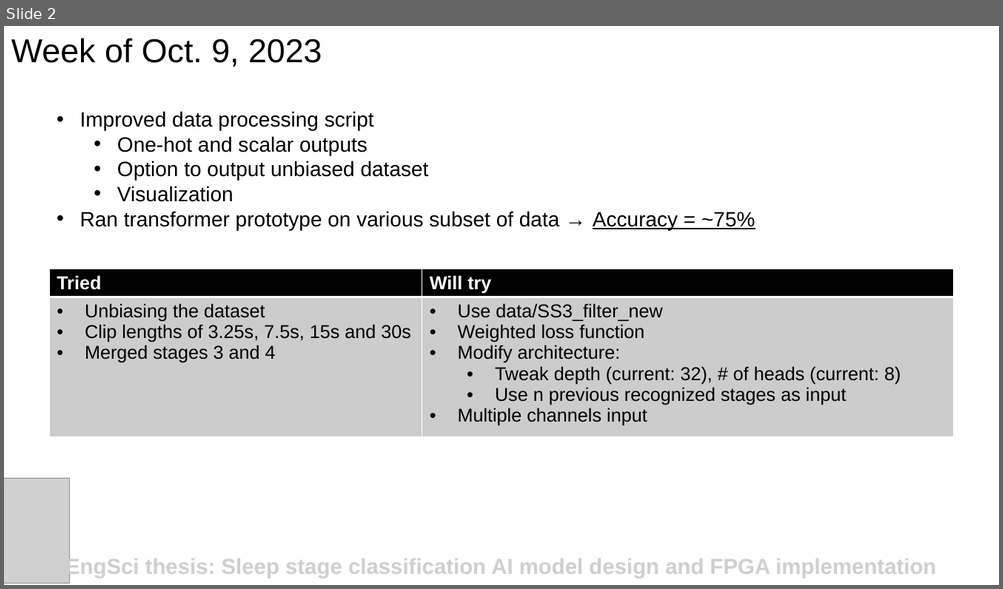
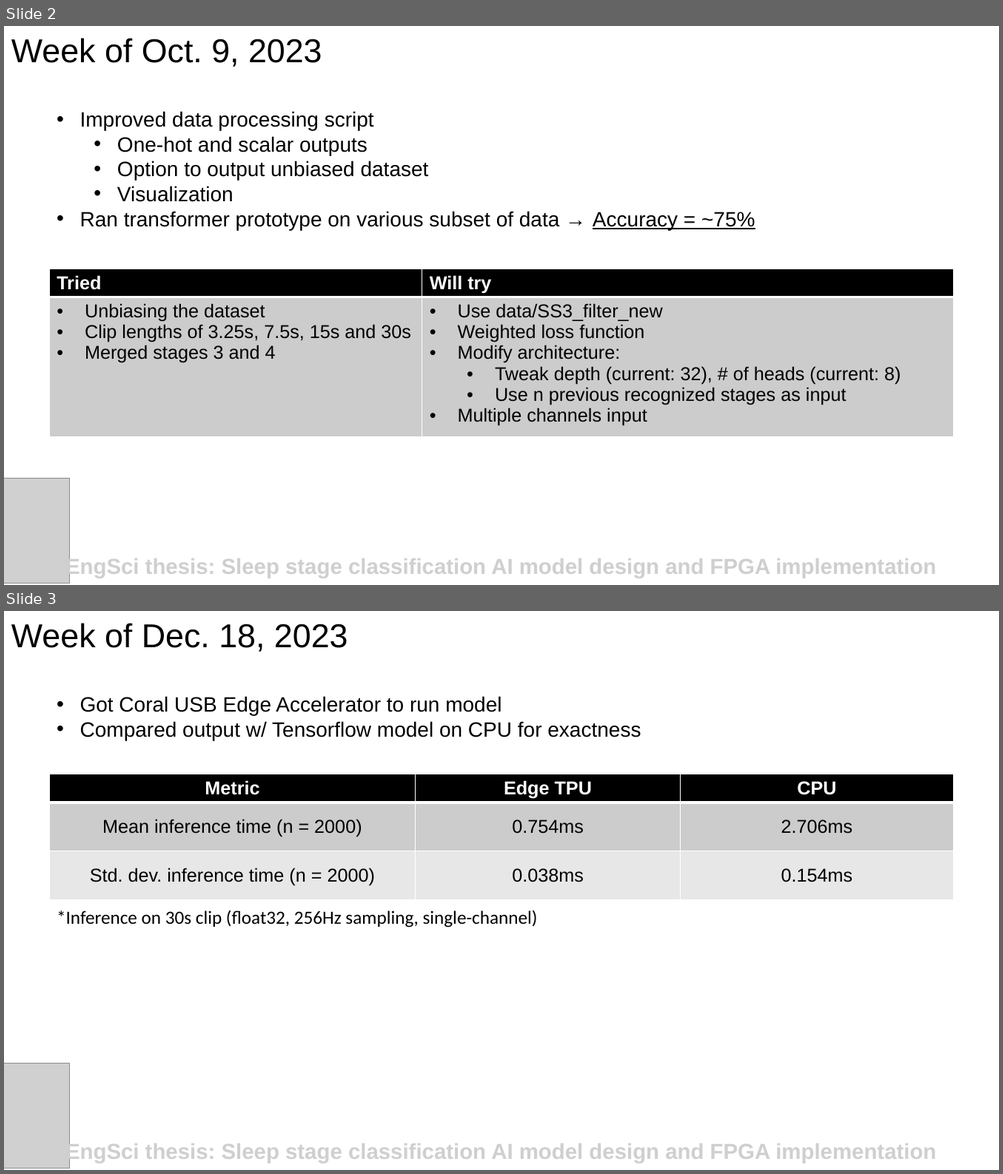
Before and after one commit to TristanRobitaille/engsci-thesis, a slide deck: weekly_progress.pptx. Shown one above the other, each under a label of ours: slide 2 before the commit, slides 2 and 3 after it. The pictures are 1003x589 and 1003x1174 pixels, drawn with LibreOffice and Linux fonts; fonts in the diff are those of the drawing; grey boxes stand for pictures. Boxes give left, top, right and bottom in pixels: in the first picture for what was removed or moved away, otherwise in the second. Text is boxed around its words. In the diff, an @@ line names an element or a change of style, - is before the commit and + after.

Commit message:
Added Coral USB Edge TPU files and variable filtering

```diff
--- a/weekly_progress.pptx
+++ b/weekly_progress.pptx
@@ slide 3 added at (4, 611, 999, 1170), background #FFFFFF @@
@@ text added at (11, 623, 348, 652), 32 pt, text #000000 @@
+Week of Dec. 18, 2023
@@ text added at (80, 696, 640, 741), 20 pt, text #000000 @@
+• Got Coral USB Edge Accelerator to run model
+• Compared output w/ Tensorflow model on CPU for exactness
@@ table added at (50, 775, 955, 902), 3 rows, 3 columns @@
+Metric | Edge TPU | CPU
+Mean inference time (n = 2000) | 0.754ms | 2.706ms
+Std. dev. inference time (n = 2000) | 0.038ms | 0.154ms
@@ text added at (57, 911, 538, 928), 18 pt, text #000000 @@
+*Inference on 30s clip (float32, 256Hz sampling, single-channel)
@@ picture added at (4, 1064, 69, 1169) @@
@@ text added at (65, 1142, 936, 1164), 21 pt, text #D0CECE, bold @@
+EngSci thesis: Sleep stage classification AI model design and FPGA implementation
```
Also in this commit, not shown: 21 other files.
